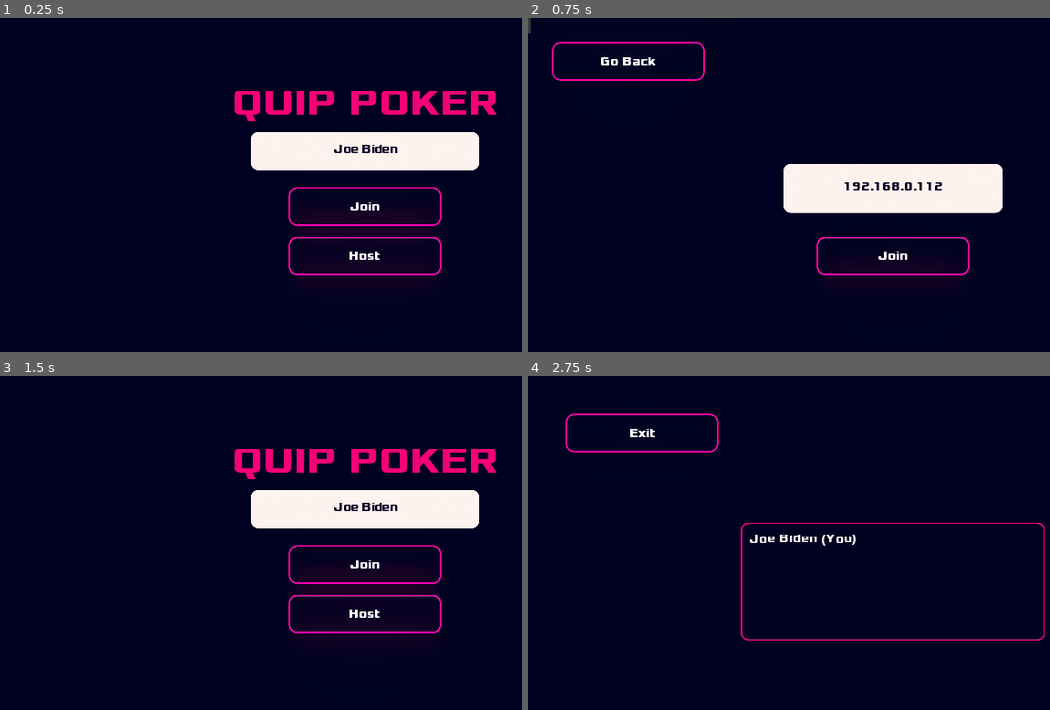
Above: before the commit, frames 1-4 (two rows, left to right).
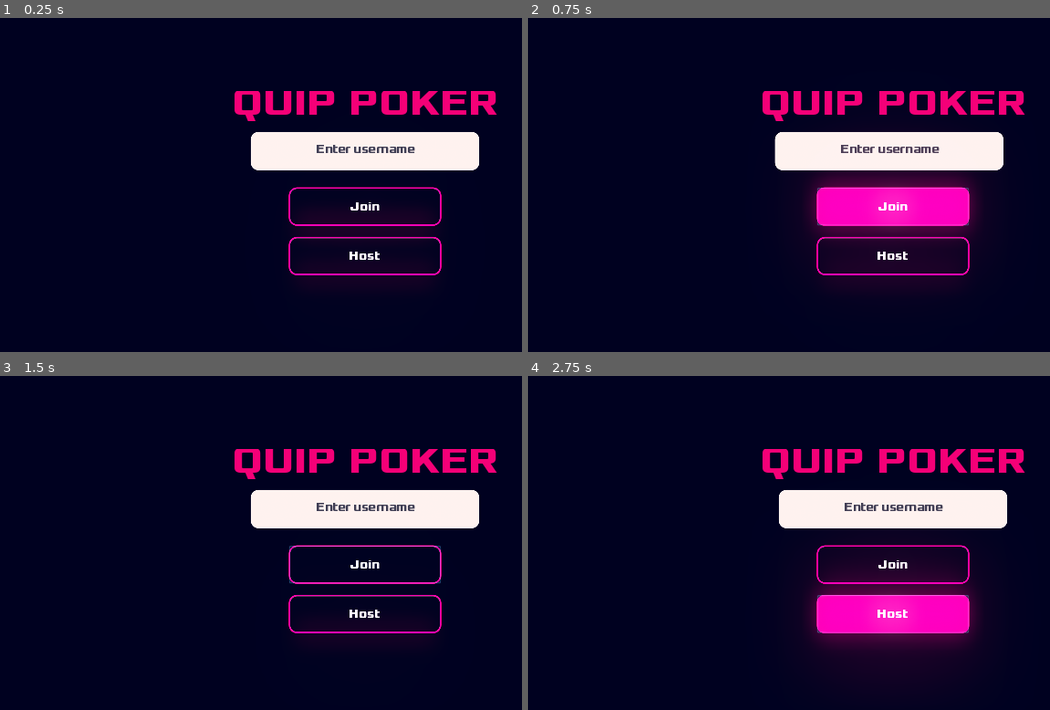
Above: after the commit, the same moments.

Repository: McLovin3/QuipPoker
Game: Godot game, scene res://Scenes/MainMenu.tscn
Two runs of this game, one before a commit and one after it. Both use one fixed random seed, a clock stepped at 60 frames per second and the inputs below.
Inputs (mouse positions are in pixels of both pictures, inside the frame that each line leads up to):
- Up to frame 1 (0.25 s): no input
- Up to frame 2 (0.75 s): click "Join" at 0.5 s
- Up to frame 3 (1.5 s): click (99, 419) at 1.25 s, where only the run before the commit has a clickable "Go Back"
- Up to frame 4 (2.75 s): click "Host" at 2 s

The runs differ from the first frame. In frame 1, 0.3% of the frame differs, in the area x 60-80%, y 37-41%; in frame 2, 15%; in frame 3, 0.9%; in frame 4, 17%, in the area x 7-99%, y 11-85%.

Commit message:
Can't join a full game or a game with duplicate name

Diff:
--- a/Scenes/Scripts/JoinMenu.gd
+++ b/Scenes/Scripts/JoinMenu.gd
@@ -6,7 +6,6 @@
 
 
 func _ready():
-	_ip_input.text = "192.168.0.112"
 	get_tree().connect("connection_failed", self, "_connection_failed")
 
 
--- a/Scenes/Scripts/MainMenu.gd
+++ b/Scenes/Scripts/MainMenu.gd
@@ -12,8 +12,8 @@
 	if _username_input.text == "":
 		_username_input.shake()
 	else:
+		NetworkManager.set_username(_username_input.text)
 		NetworkManager.create_server()
-		NetworkManager.set_username(_username_input.text)
 		get_tree().change_scene("res://Scenes/LobbyMenu.tscn")
 
 
--- a/Scenes/Scripts/NetworkManager.gd
+++ b/Scenes/Scripts/NetworkManager.gd
@@ -9,7 +9,7 @@
 onready var _connection_timer: Timer = $ConnectionTimer
 
 var _peer: NetworkedMultiplayerENet
-var _username: String = "Joe Biden" setget set_username, get_username
+var _username: String = "" setget set_username, get_username
 var _ip_address: String = "" setget , get_ip_address
 var players: Dictionary = {}
 
@@ -41,12 +41,22 @@
 
 
 func _player_connected(id: int) -> void:
+	if players.keys().size() <= 5:
+		get_tree().network_peer.disconnect_peer(id)
+		return
+
+	for id in players:
+		if _username == players[id]:
+			get_tree().network_peer.disconnect_peer(id)
+			return
+
 	rpc_id(id, "_register_player", _username)
 
 
 func _player_disconnected(id: int) -> void:
-	emit_signal("player_left", players[id])
-	players.erase(id)
+	if players.has(id):
+		emit_signal("player_left", players[id])
+		players.erase(id)
 
 
 func close_server() -> void:
--- a/Scenes/Scripts/PokerGame.gd
+++ b/Scenes/Scripts/PokerGame.gd
@@ -340,7 +340,7 @@
 	_card_manager.set_initial_player_cards(player_values)
 
 puppetsync func _change_scene_to_next_game() -> void:
-	get_tree().change_scene("res://Scenes/PokerGame.tscn")
+	get_tree().change_scene("res://Scenes/QuiplashGame.tscn")
 
 func _on_FoldButton_pressed():
 	_disable_buttons()
